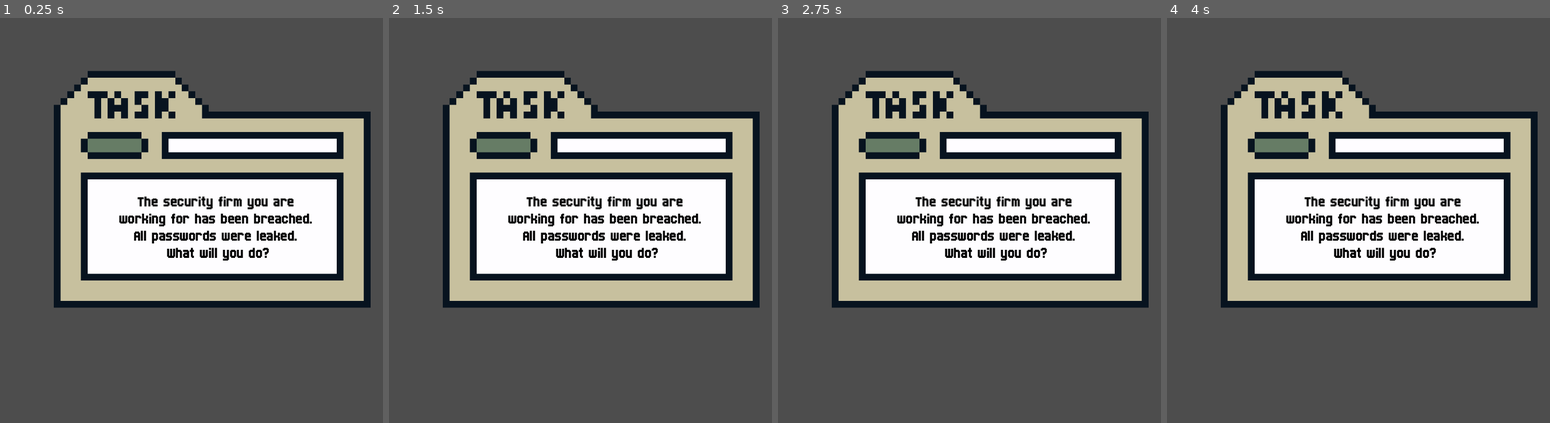
Above: before the commit, frames 1-4 (left to right).
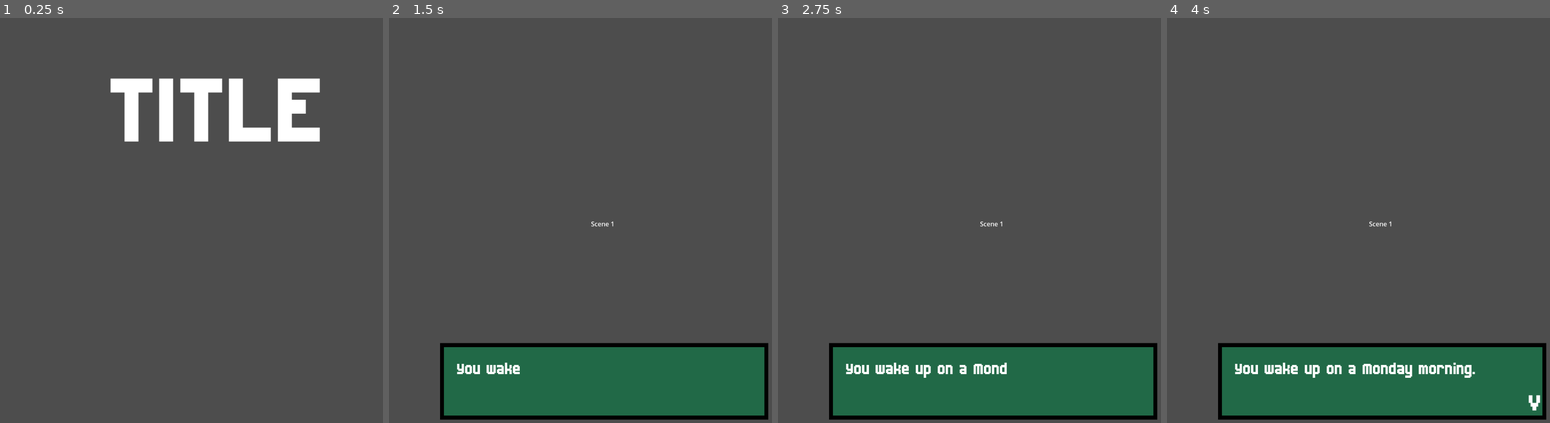
Above: after the commit, the same moments.

Repository: JacobL04/cyberworks
Game: Godot game, scene res://scenes/main.tscn
Two runs of this game, one before a commit and one after it. Both use one fixed random seed, a clock stepped at 60 frames per second and the inputs below.
Inputs (mouse positions are in pixels of both pictures, inside the frame that each line leads up to):
- Up to frame 1 (0.25 s): no input
- Up to frame 2 (1.5 s): click (603, 208) at 0.52 s; click (450, 350) at 1.27 s
- Up to frame 3 (2.75 s): click (973, 350) at 2.02 s
- Up to frame 4 (4 s): click (1500, 350) at 2.77 s; click (1228, 350) at 3.52 s

The runs differ from the first frame. In frame 1, 44% of the frame differs, in the area x 14-97%, y 13-72%; in frame 2, 59%, in the area x 13-100%, y 13-100%; in frame 3, 59%; in frame 4, 59%.

Commit message:
start tscn when clicked

Diff:
--- a/cyber-works/scripts/main.gd
+++ b/cyber-works/scripts/main.gd
@@ -8,7 +8,7 @@
 
 # Called when the node enters the scene tree for the first time.
 func _ready() -> void:
-	get_tree().change_scene_to_file.call_deferred("res://scenes/moral_choices.tscn") #comment this out to test specific scenes
+	get_tree().change_scene_to_file.call_deferred("res://scenes/start.tscn") #comment this out to test specific scenes
 	#pass
 
 # Called every frame. 'delta' is the elapsed time since the previous frame.
